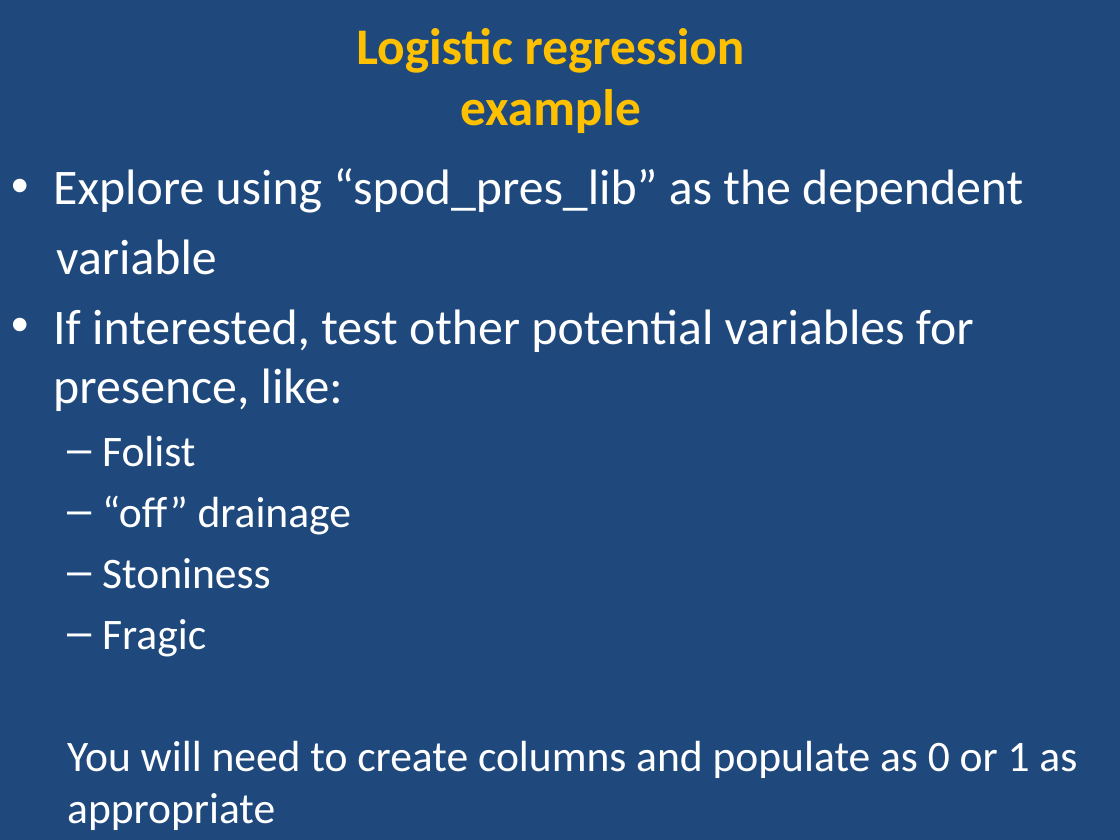
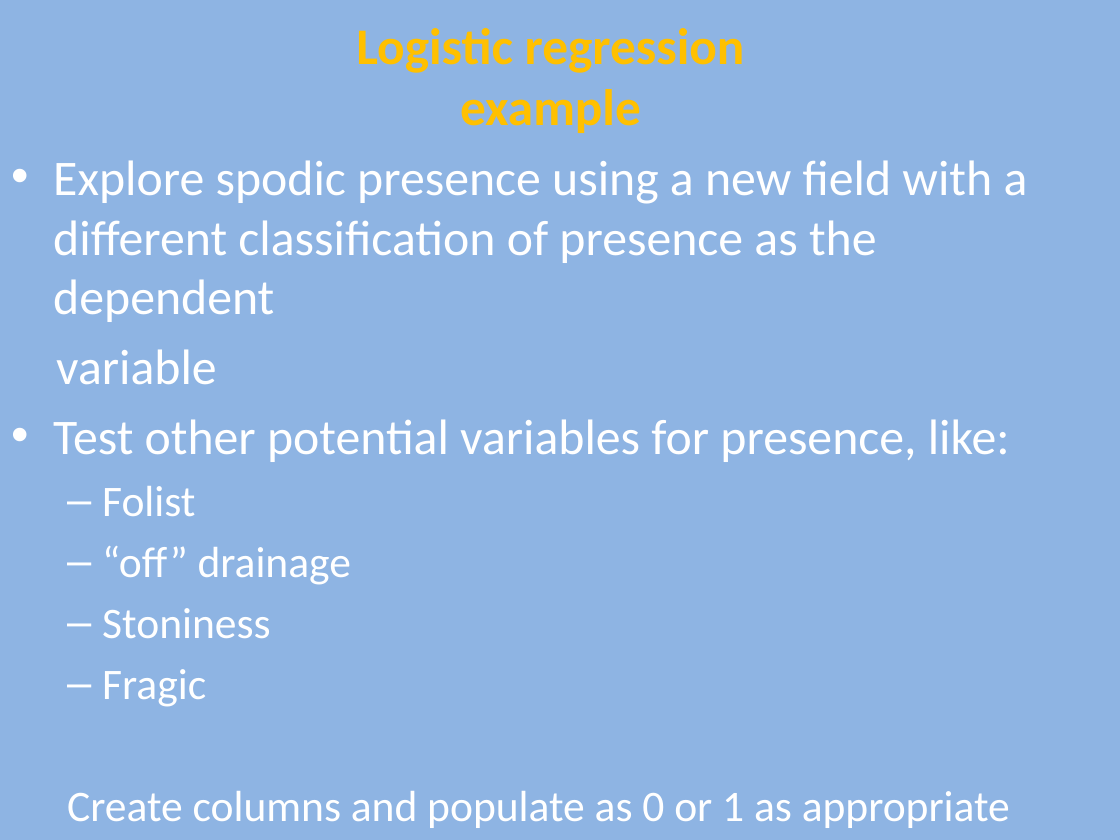
Before and after one commit to ncss-tech/stats_for_soil_survey, a slide deck: slide 23 of presentations/logistic_regression/Logistic.pptx (slide 10 before the commit). Drawn at 1120x840 pixels with LibreOffice and Linux fonts; fonts in the diff are those of the drawing. Boxes give left, top, right and bottom in pixels: in the first picture for what was removed or moved away, otherwise in the second. Text is boxed around its words. In the diff, an @@ line names an element or a change of style, - is before the commit and + after.

```diff
--- a/presentations/logistic_regression/Logistic.pptx
+++ b/presentations/logistic_regression/Logistic.pptx
@@ background #1F497D to #8EB4E3 @@
@@ text "Explore spodic presence using a ...": place and size @@
-text "Explore spodic presence using a ..." at [53,168,1077,830]
+text "Explore spodic presence using a ..." at [53,160,1028,828]
@@ text at [53,160,1028,322]: text changed @@
-• Explore using “spod_pres_lib” as the dependent
+• Explore spodic presence using a new field with a different classification of presence as the dependent
@@ text at [53,419,1010,462]: text changed @@
-• If interested, test other potential variables for presence, like:
+• Test other potential variables for presence, like:
@@ text at [67,791,1010,828]: text changed @@
-  You will need to create columns and populate as 0 or 1 as appropriate
+  Create columns and populate as 0 or 1 as appropriate
```
Also in this commit, not shown: 16 other slides changed, 12 slides added, 1 other file.
